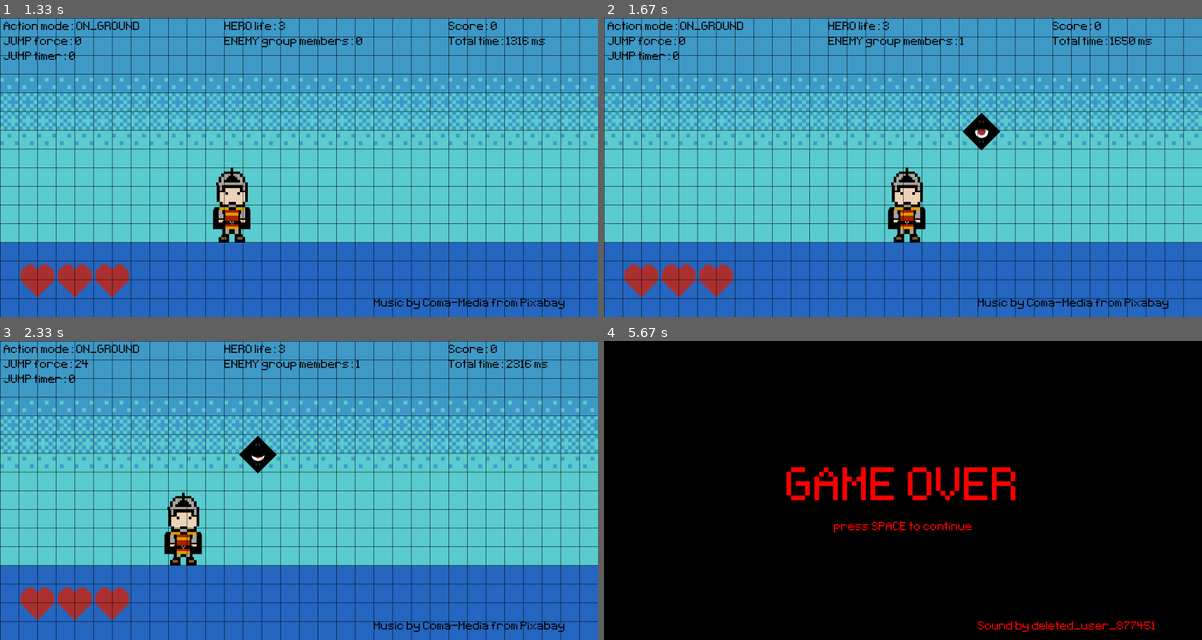
Above: before the commit, frames 1-4 (two rows, left to right).
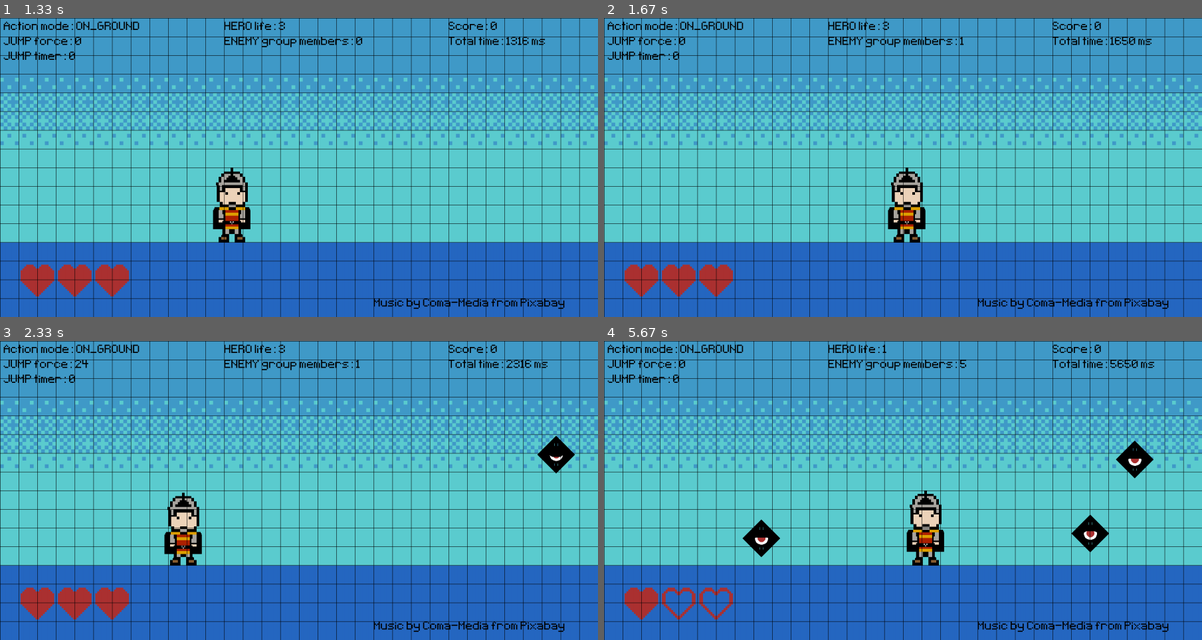
Above: after the commit, the same moments.

Repository: alo40/pygame_pininos
Game: pygame game, started from pininos_main.py
The game is run twice, just before and just after one commit, with the same random seed, the same clock (stepped at 60 frames per second) and the same inputs.
Inputs:
- Up to frame 1 (1.33 s): tap Space at 0.33 s; hold Right 0.67-1.13 s; hold Right from 1.17 s (still down)
- Up to frame 2 (1.67 s): release Right at 1.63 s
- Up to frame 3 (2.33 s): hold Left 1.67-2.2 s; hold Down from 2.23 s (still down)
- Up to frame 4 (5.67 s): release Down at 2.53 s; hold Left 2.57-2.97 s; hold Right 3-3.63 s; hold Down 3.67-4.03 s; hold Left 4.07-4.53 s; hold Right 4.57-5.03 s; hold Right 5.07-5.53 s; hold Left from 5.57 s (still down)

Frame 1 is identical in both runs. In frame 2, 0.4% of the frame differs, in the area x 60-67%, y 31-45%; in frame 3, 0.8%; in frame 4, 98%, in the area x 0-100%, y 0-100%.

Commit message:
added enemies spawn outside the screen (from 2000 to 2500)

Diff:
--- a/pininos_main.py
+++ b/pininos_main.py
@@ -315,8 +315,8 @@
         else:  # other type of enemy can be used here
             pass
 
-        # obstacle appear at random position
-        rand_position_x = randint(1200, 1800)
+        # enemy appear at random position
+        rand_position_x = randint(2000, 2500)
         rand_position_y = SCREEN_HEIGHT - GROUND_HEIGHT - randint(0, 300)
 
         # create Enemy_x image and rect
